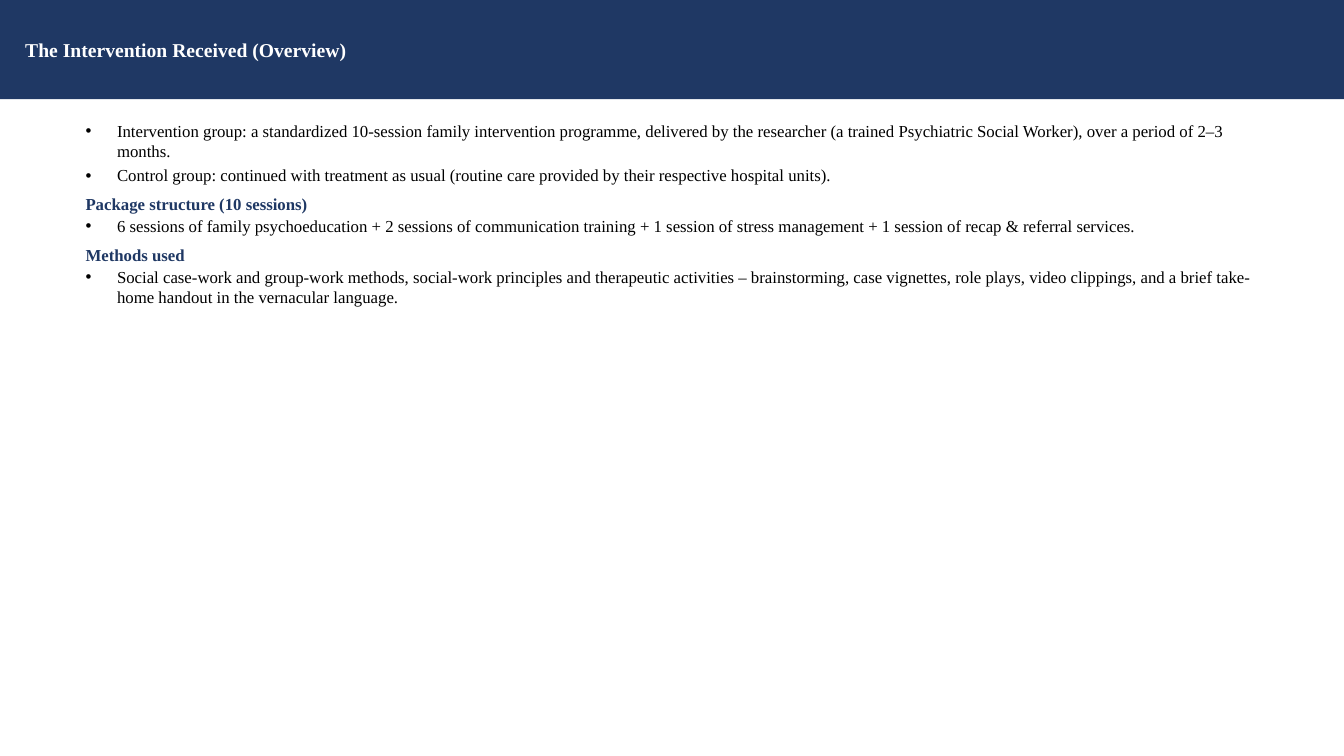
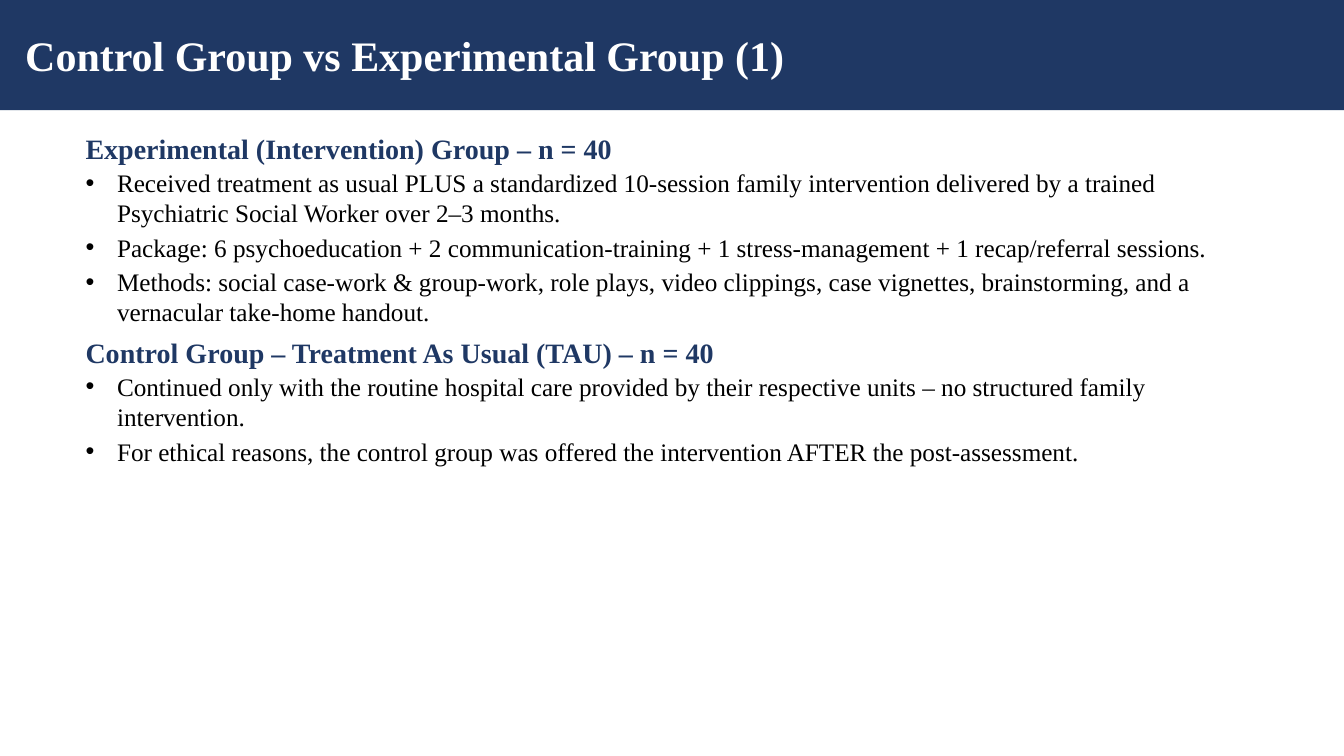
Before and after one commit to tejasdangodra786-byte/Dango-kiro, a slide deck: slide 14 of Family_Intervention_EE_Schizophrenia_JournalClub.pptx (slide 16 before the commit). Drawn at 1344x756 pixels with LibreOffice and Linux fonts; fonts in the diff are those of the drawing. Boxes give left, top, right and bottom in pixels: in the first picture for what was removed or moved away, otherwise in the second. Text is boxed around its words. In the diff, an @@ line names an element or a change of style, - is before the commit and + after.

Commit message:
Enhance presentation: larger fonts (18/30/40pt), detailed control vs experimental group slides, richer content

```diff
--- a/Family_Intervention_EE_Schizophrenia_JournalClub.pptx
+++ b/Family_Intervention_EE_Schizophrenia_JournalClub.pptx
@@ rectangle removed at [0,0,1344,99] @@
-The Intervention Received (Overview)
@@ rectangle added at [0,0,1344,110], fill #1F3864, 30 pt, text #FFFFFF, bold @@
+Control Group vs Experimental Group (1)
@@ text at [86,139,1206,467]: text changed; size 12 to 18 pt @@
-• Intervention group: a standardized 10-session family intervention programme, delivered by the researcher (a trained Psychiatric Social Worker), over a period of 2–3 months.
-• Control group: continued with treatment as usual (routine care provided by their respective hospital units).
-Package structure (10 sessions)
-• 6 sessions of family psychoeducation + 2 sessions of communication training + 1 session of stress management + 1 session of recap & referral services.
-Methods used
-• Social case-work and group-work methods, social-work principles and therapeutic activities – brainstorming, case vignettes, role plays, video clippings, and a brief take-home handout in the vernacular language.
+Experimental (Intervention) Group – n = 40
+• Received treatment as usual PLUS a standardized 10-session family intervention delivered by a trained Psychiatric Social Worker over 2–3 months.
+• Package: 6 psychoeducation + 2 communication-training + 1 stress-management + 1 recap/referral sessions.
+• Methods: social case-work & group-work, role plays, video clippings, case vignettes, brainstorming, and a vernacular take-home handout.
+Control Group – Treatment As Usual (TAU) – n = 40
+• Continued only with the routine hospital care provided by their respective units – no structured family intervention.
+• For ethical reasons, the control group was offered the intervention AFTER the post-assessment.
```
Also in this commit, not shown: 25 other slides changed, 2 slides added, 2 slides removed.
